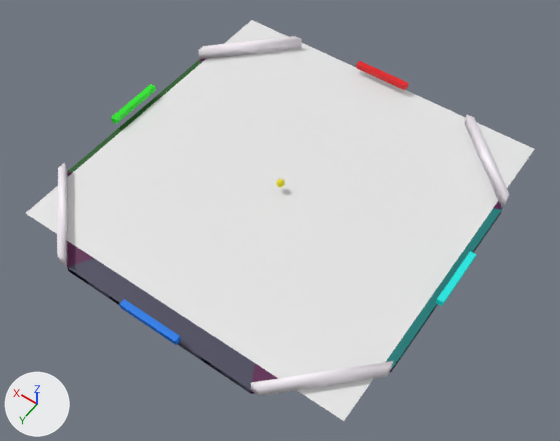
The Blender file graphics/pong4p-texture.blend as it was, and as the next commit left it.
One viewpoint serves both versions: a 50 mm camera at (-13.7, 19.3, 27.9) aimed at (-0.7, 1.0, -0.8). Lighting does not change. The marker at lower left points along +X, +Y and +Z.

The older version as bpy lines, for what is in view:
```python
mat_court4 = principled_material('court4')
mat_court4.base_color = (0.103, 0.00731, 0.0753)  # dark purple #5a154e
me_cube_004 = bpy.data.meshes.new('Cube.004')
me_cube_004.from_pydata([(2.53, -0.14, 0.32), (2.53, -0.14, -0.32), (-2.52, -0.15, 0.32), (-2.52, -0.15, -0.32), (2.82, 0.15, 0.32), (2.82, 0.15, -0.32), (-2.82, 0.15, 0.32), (-2.82, 0.15, -0.32)], [], [(0, 1, 3, 2), (2, 3, 7, 6), (6, 7, 5, 4), (4, 5, 1, 0), (2, 6, 4, 0), (7, 3, 1, 5)])
me_cube_004.polygons.foreach_set('use_smooth', [True] * 6)
me_cube_004.materials.append(mat_boundary_003)  # white #fff8ff
me_galaxy_alpha = bpy.data.meshes.new('galaxy-alpha')
me_galaxy_alpha.from_pydata([(-0.5, -0.5, 0.0), (0.5, -0.5, 0.0), (-0.5, 0.5, 0.0), (0.5, 0.5, 0.0)], [], [(0, 1, 3, 2)])
me_galaxy_alpha.materials.append(mat_galaxy_alpha)  # its picture is missing
me_plane_001 = bpy.data.meshes.new('Plane.001')
me_plane_001.from_pydata(...)  # 44 vertices, 26 faces; spans x -9.0..9.0, y -9.0..9.0, z -0.3..0.0
# faces by material slot: [5, 3, 3, 12, 3]
me_plane_001.materials.append(mat_court1)  # dark blue #45445a
me_plane_001.materials.append(mat_court2)  # dark red #5a080a
me_plane_001.materials.append(mat_court3)  # dark green #175a1b
me_plane_001.materials.append(mat_court4)  # dark purple #5a154e
me_plane_001.materials.append(mat_court5)  # dark cyan #097978
ob_court = bpy.data.objects.new('court', me_plane_001)
ob_court.location = (0.0, 0.0, 0.0)
ob_galaxy_alpha = bpy.data.objects.new('galaxy-alpha', me_galaxy_alpha)
ob_galaxy_alpha.location = (0.05, -0.72, 0.01)
ob_galaxy_alpha.scale = (17.4, 17.4, 17.4)
ob_wall1 = bpy.data.objects.new('wall1', me_cube_004)
ob_wall1.location = (7.1, -7.1, 0.33)
ob_wall1.rotation_euler = (0.0, 0.0, 0.785)  # degrees (0, 0, 45)
# also in view: 'wall2' at (7.0, 7.0, 0.3); 'wall4' at (-7.0, 7.0, 0.3); 'goal1' at (0.0, -9.4, 0.5); 'goal3' at (9.4, 0.0, 0.5); 'goal4' at (-9.4, 0.0, 0.5)
```
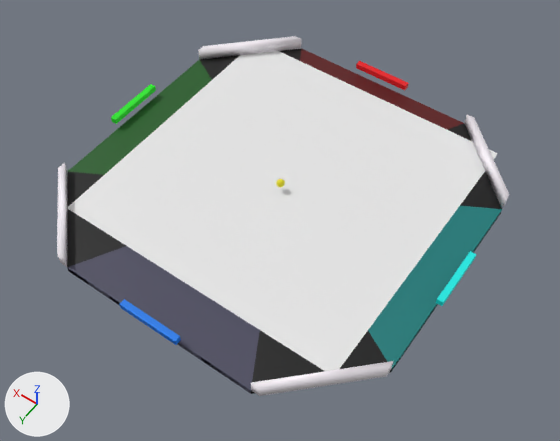
What the commit changed:
Material 'court4' (mat_court4) changes colour from dark purple #5a154e to black #000000; in linear values from (0.103, 0.00731, 0.0753) to (0.0, 0.0, 0.0).
Object 'galaxy-alpha' (ob_galaxy_alpha) is rescaled from (17.4, 17.4, 17.4) to (14.7, 14.7, 14.7).

What differs and where, as boxes [x1, y1, x2, y2] in the pictures (560 x 441 px):
'galaxy-alpha', rescaled (15% narrower, 20% shorter): before [26, 20, 534, 421]; after [67, 51, 498, 371]
'court', recoloured: [67, 48, 502, 394] in both
